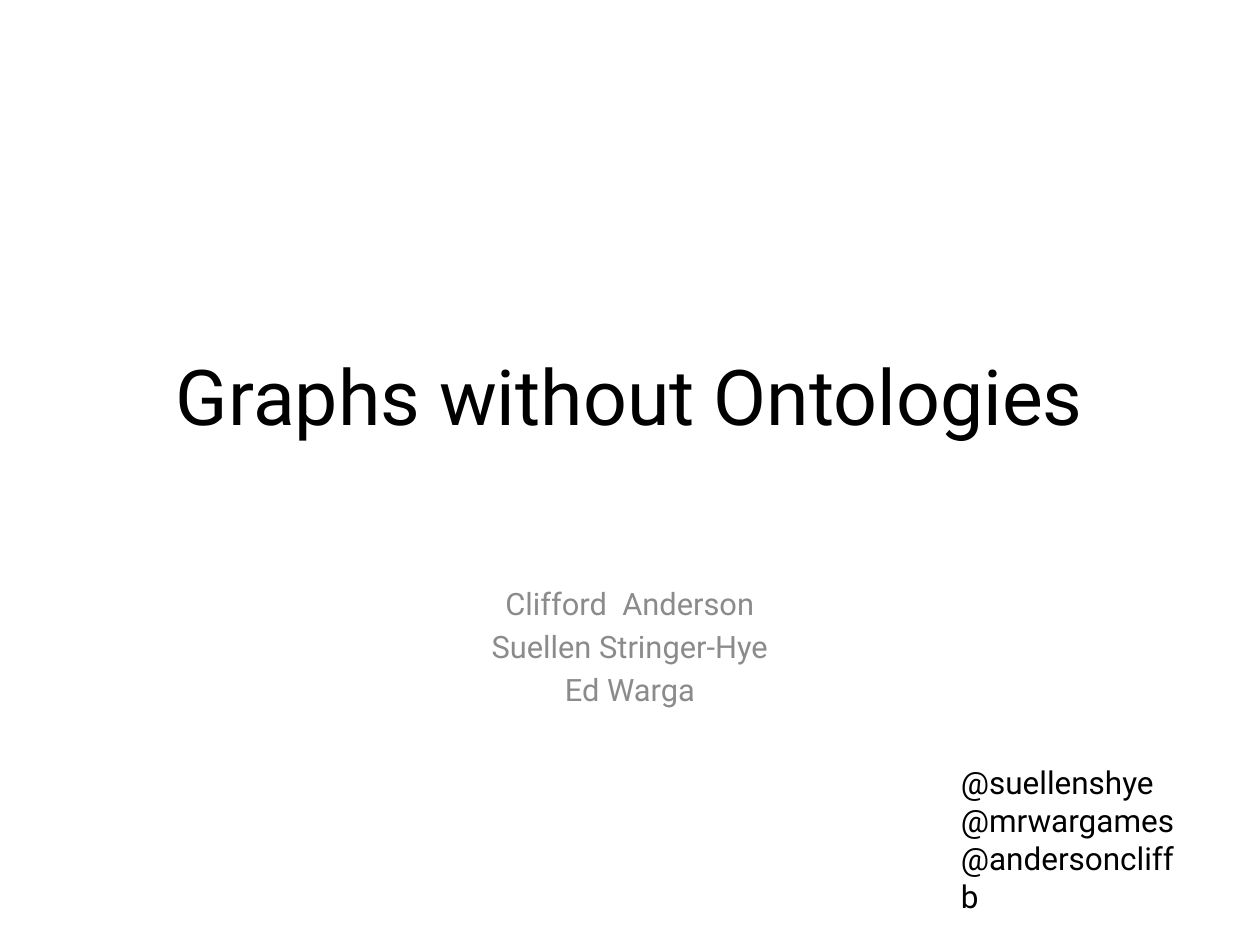
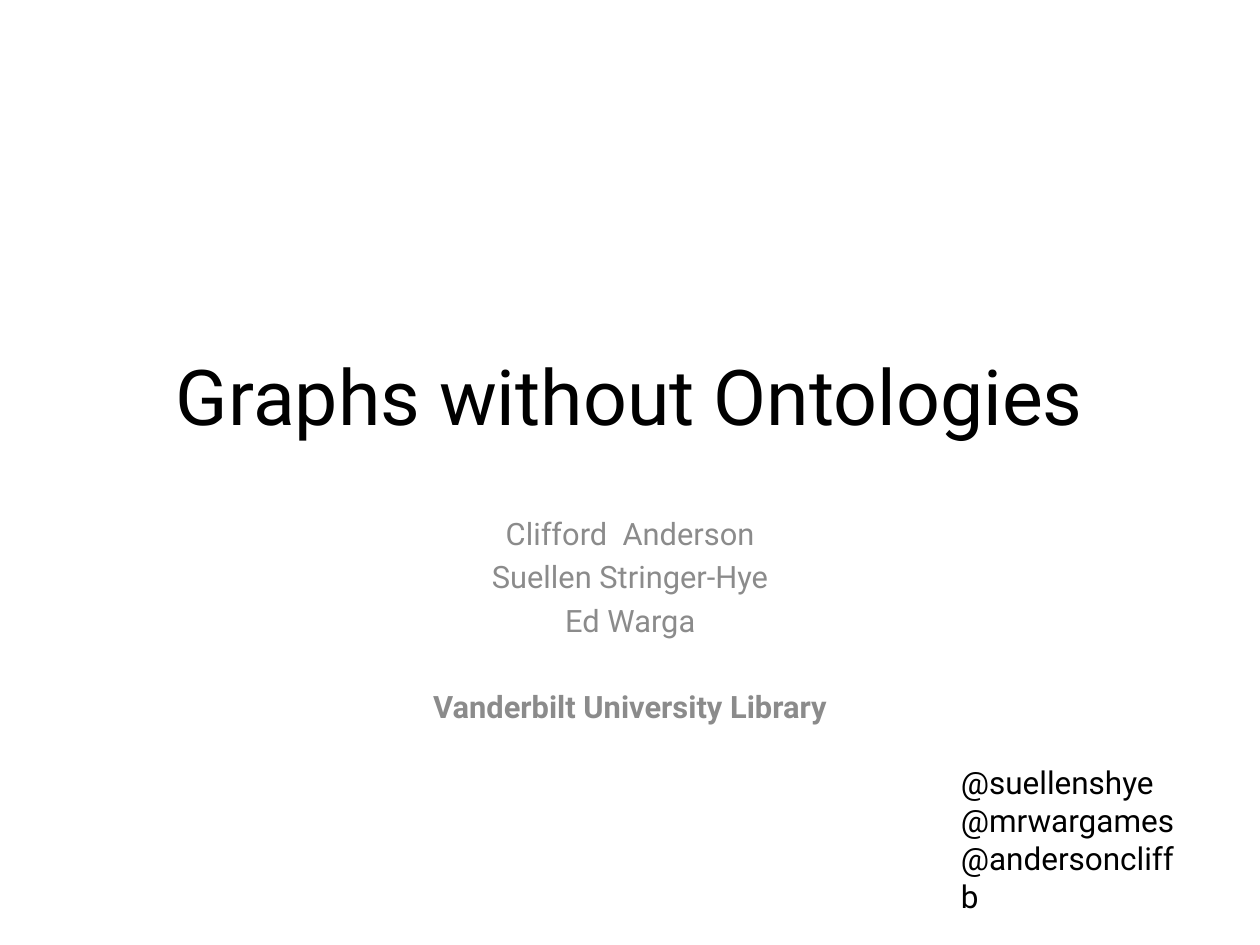
Before and after one commit to HeardLibrary/graphs-without-ontologies, a slide deck: slide 1 of vivo.pptx. Drawn at 1260x945 pixels with LibreOffice and Linux fonts; fonts in the diff are those of the drawing; background and template pictures are left out. Boxes give left, top, right and bottom in pixels: in the first picture for what was removed or moved away, otherwise in the second. Text is boxed around its words. In the diff, an @@ line names an element or a change of style, - is before the commit and + after.

Commit message:
Updated PowerPoint presentation
@EdWarga I’ve added a section called “Data Munging” for you. Feel free
to change the title. :)

```diff
--- a/vivo.pptx
+++ b/vivo.pptx
@@ subtitle "Clifford Anderson" moved from (x1=492, y1=591, x2=768, y2=708) to (x1=433, y1=521, x2=827, y2=725) @@
@@ subtitle at (x1=433, y1=695, x2=827, y2=725): paragraph added @@
+Vanderbilt University Library
```
Also in this commit, not shown: 2 other slides changed, 2 slides added.
